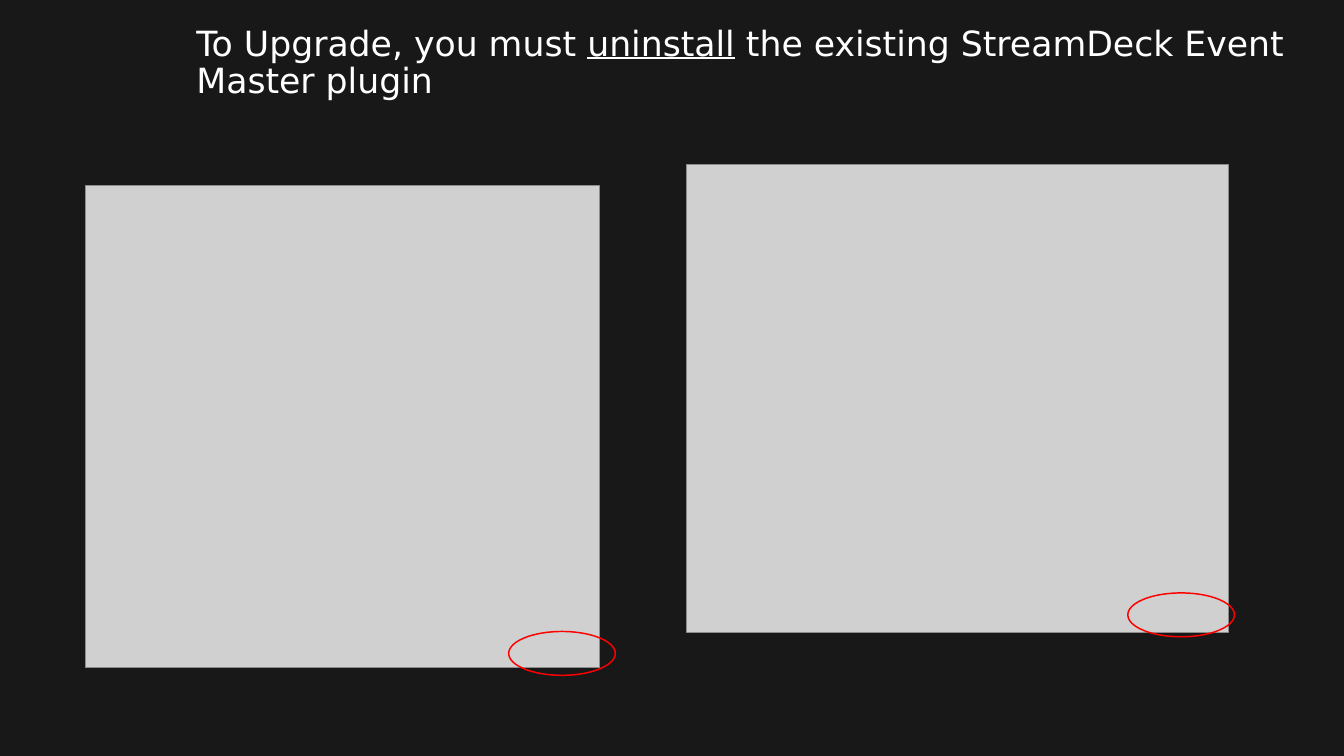
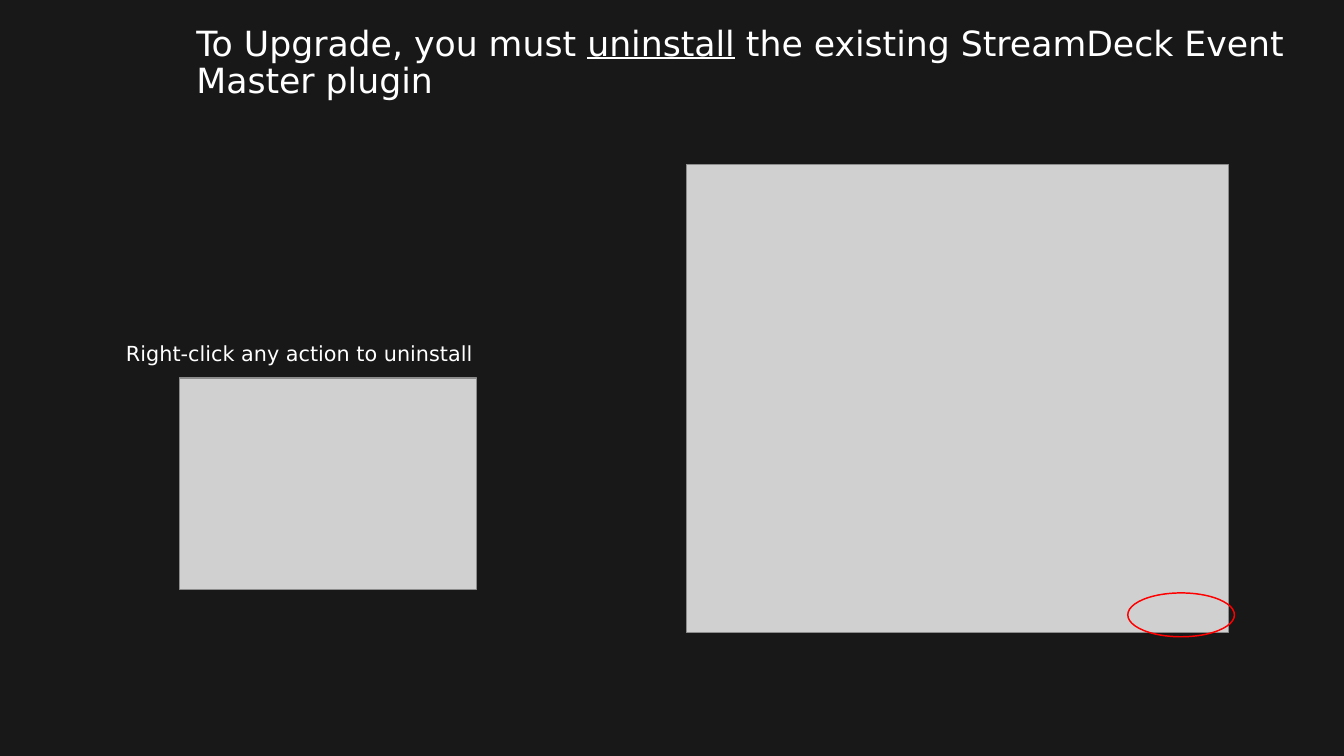
Before and after one commit to robbie78669/streamdeck-eventmaster, a slide deck: slide 2 of Stream Deck for Event Master v3.0.pptx. Drawn at 1344x756 pixels with LibreOffice and Linux fonts; fonts in the diff are those of the drawing; grey boxes stand for pictures; background and template pictures are left out. Boxes give left, top, right and bottom in pixels: in the first picture for what was removed or moved away, otherwise in the second. Text is boxed around its words. In the diff, an @@ line names an element or a change of style, - is before the commit and + after.

```diff
--- a/Stream Deck for Event Master v3.0.pptx
+++ b/Stream Deck for Event Master v3.0.pptx
@@ picture removed at (85,186,599,667) @@
@@ text added at (126,345,472,366), 14 pt, text #FFFFFF @@
+Right-click any action to uninstall
@@ picture added at (179,378,477,589) @@
@@ ellipse removed at (509,631,615,675) @@
```
Also in this commit, not shown: 1 other slide changed, 2 slides added, 53 other files.
